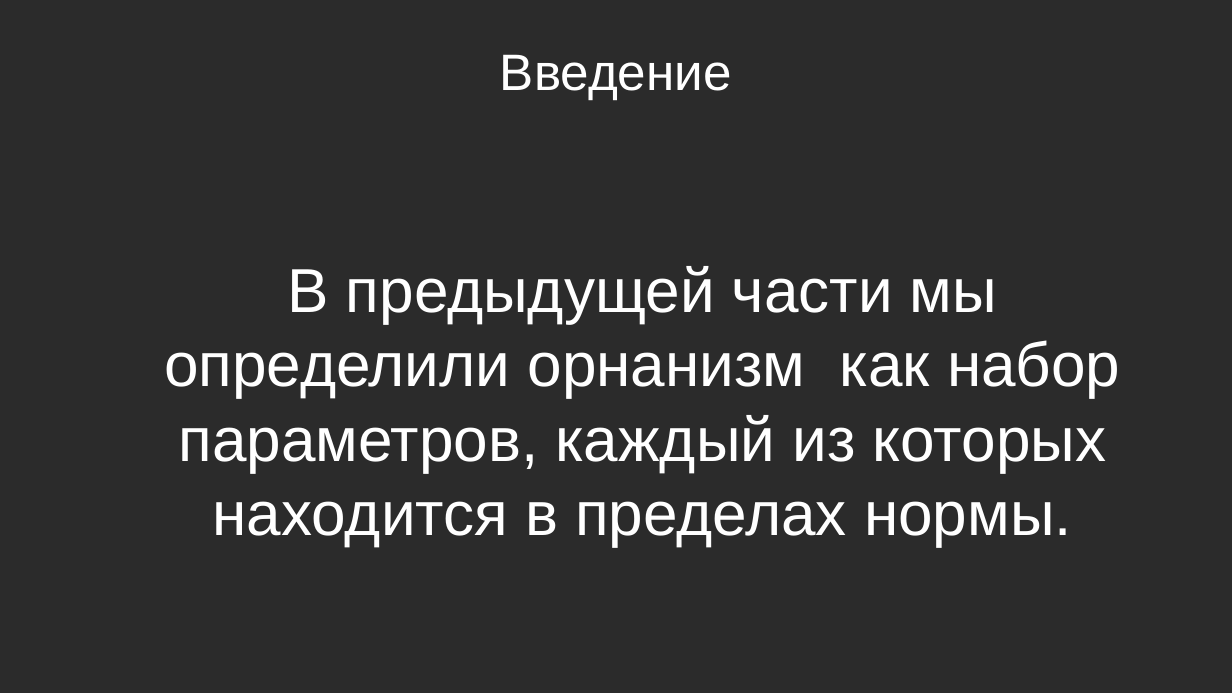
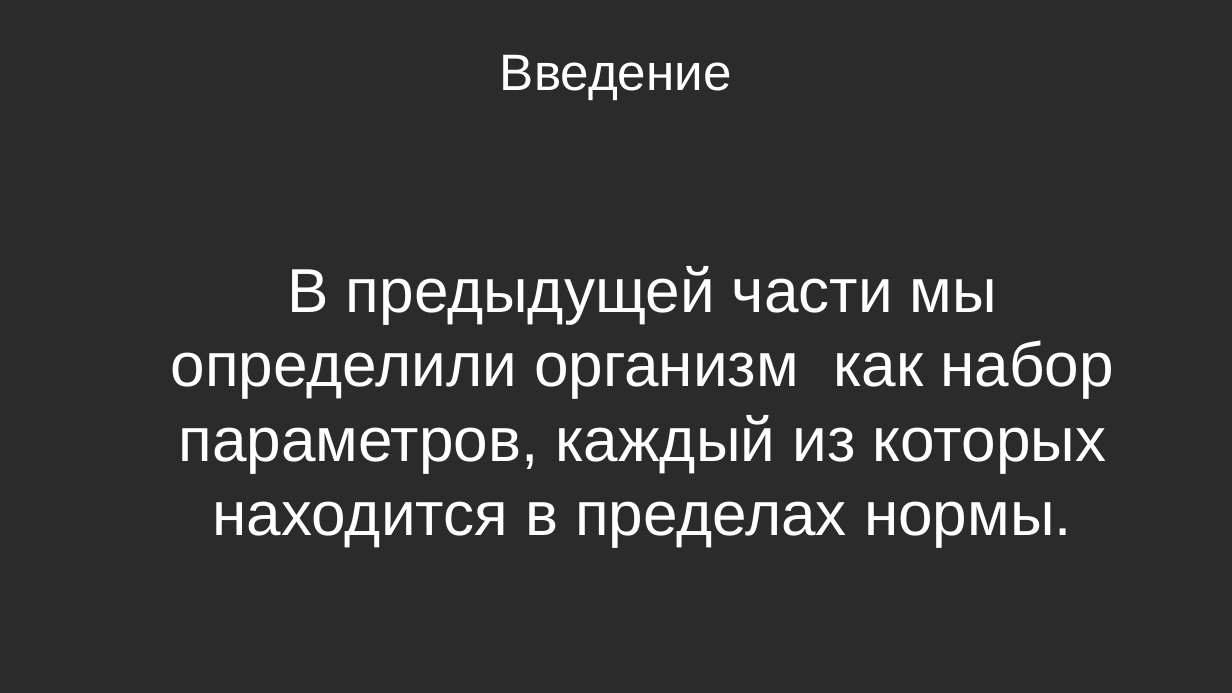
Before and after one commit to Chularev/articles, a slide deck: slide 2 of Psychology/Гомеостаз и мотивация (практика).odp. Drawn at 1232x693 pixels with LibreOffice and Linux fonts; fonts in the diff are those of the drawing; background and template pictures are left out; a plain dark background stands for a picture behind light text. Boxes give left, top, right and bottom in pixels: in the first picture for what was removed or moved away, otherwise in the second. Text is boxed around its words. In the diff, an @@ line names an element or a change of style, - is before the commit and + after.

Commit message:
Done

```diff
--- a/Psychology/Гомеостаз и мотивация (практика).odp
+++ b/Psychology/Гомеостаз и мотивация (практика).odp
@@ text at (x1=171, y1=266, x2=1114, y2=547): text changed @@
-В предыдущей части мы определили орнанизм как набор параметров, каждый из которых находится в пределах нормы.
+В предыдущей части мы определили организм как набор параметров, каждый из которых находится в пределах нормы.
```
Also in this commit, not shown: 3 other slides changed, 14 slides added, 1 slide removed.
